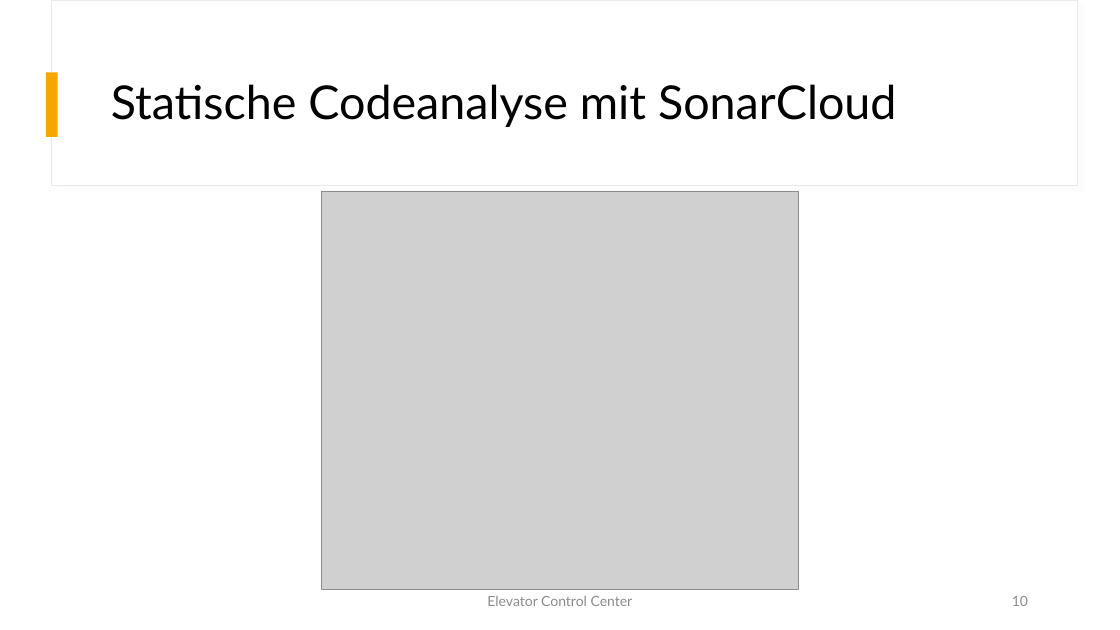
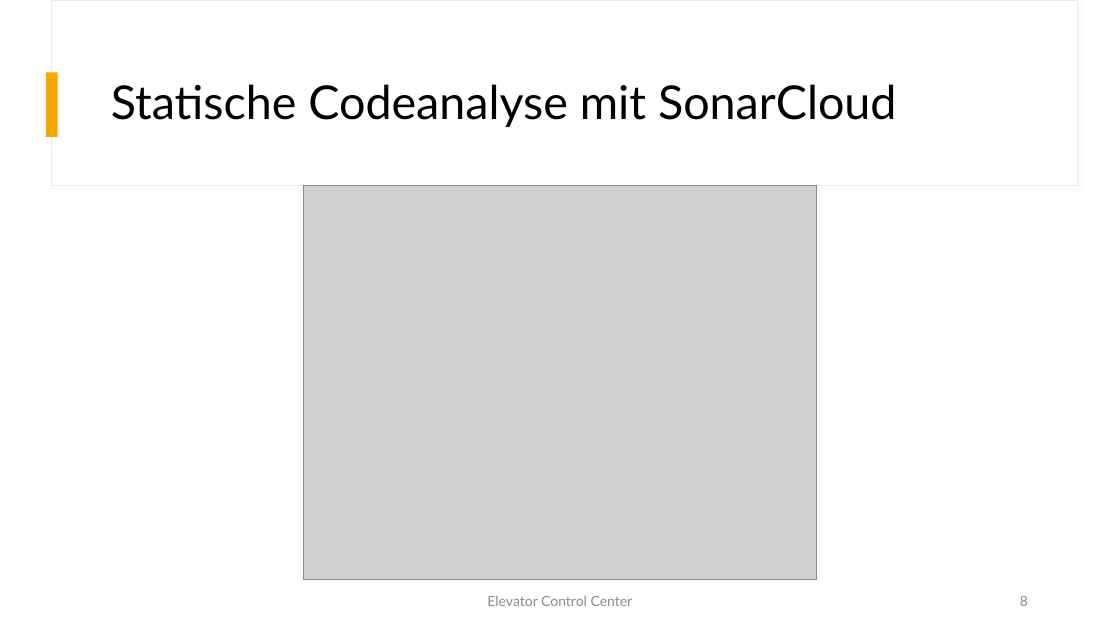
Before and after one commit to fhhagenberg-sqe-esd-ws20/elevator-control-center-team-c, a slide deck: slide 8 of doc/Presentation/Elevator_Control_Center.pptx (slide 10 before the commit). Drawn at 1120x630 pixels with LibreOffice and Linux fonts; fonts in the diff are those of the drawing; grey boxes stand for pictures. Boxes give left, top, right and bottom in pixels: in the first picture for what was removed or moved away, otherwise in the second. Text is boxed around its words. In the diff, an @@ line names an element or a change of style, - is before the commit and + after.

```diff
--- a/doc/Presentation/Elevator_Control_Center.pptx
+++ b/doc/Presentation/Elevator_Control_Center.pptx
@@ picture: place and size @@
-picture at (322,192,799,590)
+picture at (303,186,816,580)
@@ page number at (1020,596,1028,606): text changed @@
-10
+8
```
Also in this commit, not shown: 7 other slides changed, 2 slides removed, 1 other file.
